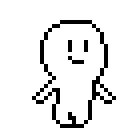
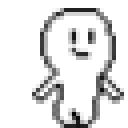
Layers edited between the first and the second 128 × 128 image:
painted on "レイヤー 3" over [left=32, top=8, right=124, bottom=128]
